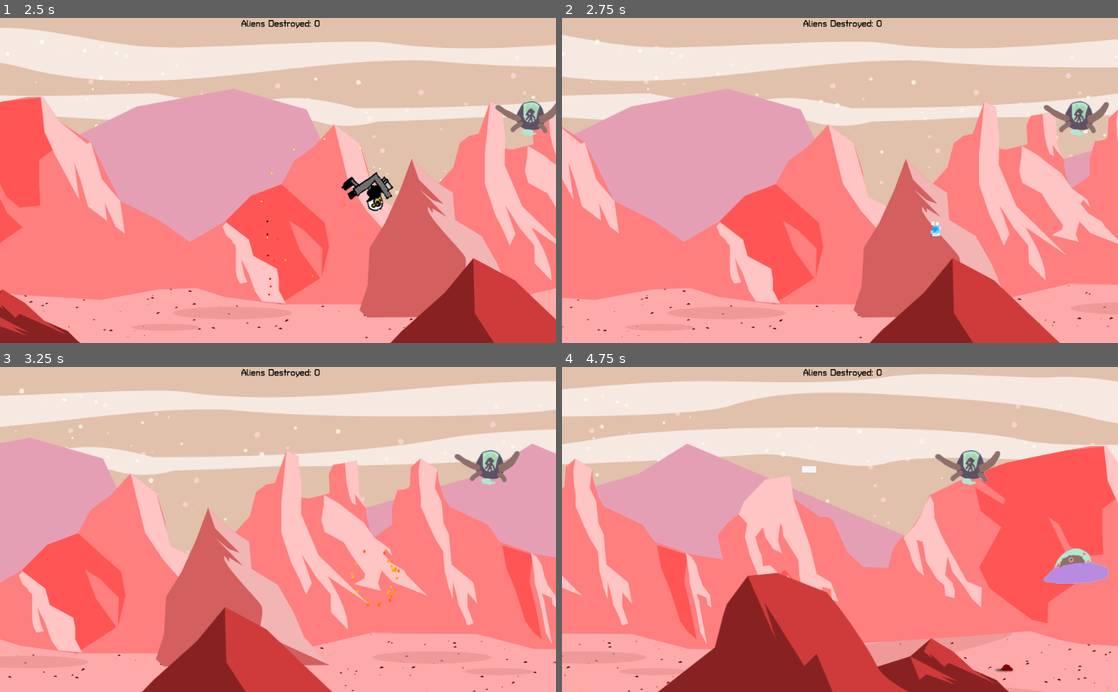
Above: before the commit, frames 1-4 (two rows, left to right).
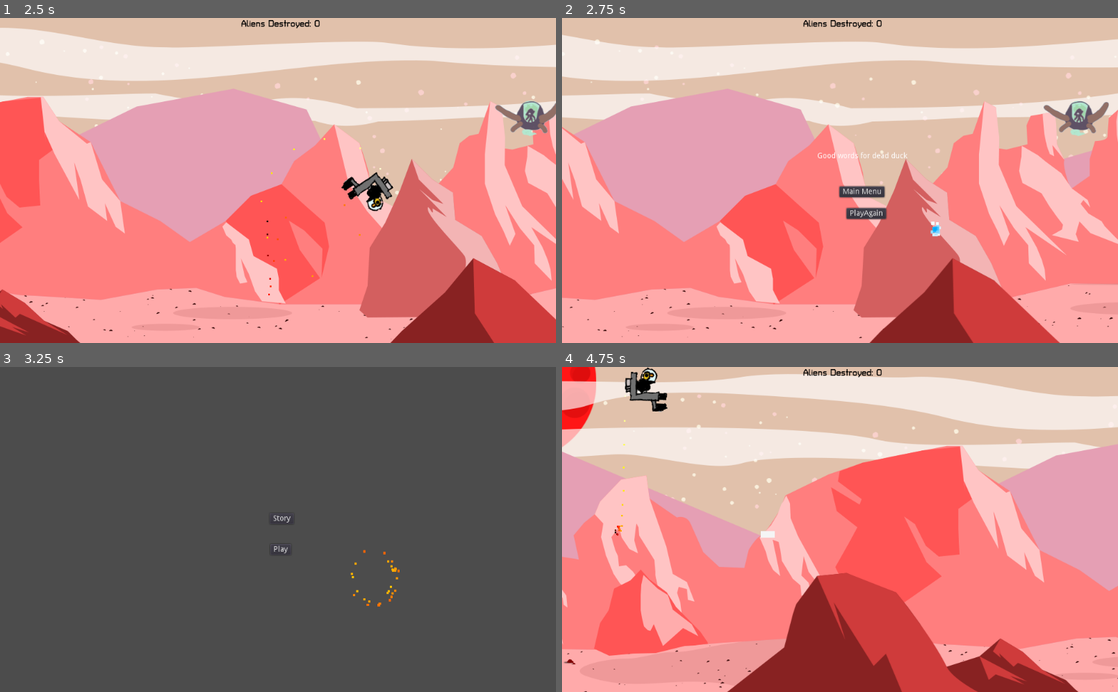
Above: after the commit, the same moments.

Repository: the-g-force/FamJam-January2021
Game: Godot game, scene res://src/Level.tscn
Two runs of this game, one before a commit and one after it. Both use one fixed random seed, a clock stepped at 60 frames per second and the inputs below.
Inputs (mouse positions are in pixels of both pictures, inside the frame that each line leads up to):
- Up to frame 1 (2.5 s): tap Enter at 0.5 s; hold D (move_right) 0.53-1.28 s; tap Space (fire) at 0.6, 1.35, 2.1 s; hold S (move_down) 1.28-2.03 s; hold D (move_right) from 2.03 s (still down)
- Up to frame 2 (2.75 s): keep holding D (move_right)
- Up to frame 3 (3.25 s): release D (move_right) at 2.75 s; click (300, 542) at 2.75 s, where only the run after the commit has a clickable "Main Menu"
- Up to frame 4 (4.75 s): click (845, 549) at 3.5 s, where only the run after the commit has a clickable "Play"; hold W (move_up) from 4.28 s (still down); tap Space (fire) at 4.35 s

Frame 1 is identical in both runs. In frame 2, 0.7% of the frame differs, in the area x 46-63%, y 41-63%; in frame 3, 100%, in the area x 0-100%, y 0-100%; in frame 4, 61%.

Commit message:
Add death control placeholder
It pops up when the duck dies

Diff:
--- /dev/null
+++ b/project/src/DeathControl.gd
@@ -0,0 +1,9 @@
+extends Control
+
+
+func _on_MenuButton_pressed():
+	get_tree().change_scene("res://src/MenuScene.tscn")
+
+
+func _on_PlayAgainButton_pressed():
+	get_tree().change_scene("res://src/Level.tscn")
--- /dev/null
+++ b/project/src/DeathControl.tscn
@@ -0,0 +1,40 @@
+[gd_scene load_steps=2 format=2]
+
+[ext_resource path="res://src/DeathControl.gd" type="Script" id=1]
+
+[node name="DeathControl" type="Control"]
+anchor_right = 1.0
+anchor_bottom = 1.0
+script = ExtResource( 1 )
+__meta__ = {
+"_edit_use_anchors_": false
+}
+
+[node name="Label" type="Label" parent="."]
+margin_left = 469.87
+margin_top = 247.634
+margin_right = 509.87
+margin_bottom = 261.634
+text = "Good words for dead duck"
+
+[node name="MenuButton" type="Button" parent="."]
+margin_left = 511.143
+margin_top = 311.13
+margin_right = 594.143
+margin_bottom = 331.13
+text = "Main Menu"
+__meta__ = {
+"_edit_use_anchors_": false
+}
+
+[node name="PlayAgainButton" type="Button" parent="."]
+margin_left = 523.842
+margin_top = 350.815
+margin_right = 535.842
+margin_bottom = 370.815
+text = "PlayAgain"
+__meta__ = {
+"_edit_use_anchors_": false
+}
+[connection signal="pressed" from="MenuButton" to="." method="_on_MenuButton_pressed"]
+[connection signal="pressed" from="PlayAgainButton" to="." method="_on_PlayAgainButton_pressed"]
--- a/project/src/Duck.gd
+++ b/project/src/Duck.gd
@@ -1,5 +1,7 @@
 class_name Duck
 extends KinematicBody2D
+
+signal death_complete
 
 export var gravity := 20.0
 export var speed := 50
@@ -58,6 +60,7 @@
 			var _explosion:Node2D = load("res://src/Explosion.tscn").instance()
 			_explosion.position = $Explosionpath/PathFollow2D/JetDuck.get_global_transform().origin
 			get_tree().get_root().add_child(_explosion)
+			emit_signal("death_complete")
 			queue_free()
 
 
--- a/project/src/Level.gd
+++ b/project/src/Level.gd
@@ -1,7 +1,7 @@
 extends Node2D
 
-
 const alien := preload("res://src/Alien.tscn")
+const _DeathControl := preload("res://src/DeathControl.tscn")
 
 var screensize : Vector2
 var scrolling_left := true #If true, aliens come from right
@@ -9,6 +9,8 @@
 
 export var alien_spawn_interval := 2.0
 export var background_scroll_speed := 75.0
+
+onready var _death_control := $DeathControl
 
 
 func _ready():
@@ -38,3 +40,7 @@
 func _on_Ground_body_entered(body):
 	if body is Duck:
 		body.damage()
+
+
+func _on_Duck_death_complete():
+	_death_control.visible = true
--- a/project/src/Level.tscn
+++ b/project/src/Level.tscn
@@ -8,6 +8,7 @@
 [ext_resource path="res://src/HUD.tscn" type="PackedScene" id=6]
 [ext_resource path="res://assets/sky.png" type="Texture" id=7]
 [ext_resource path="res://assets/moon.png" type="Texture" id=8]
+[ext_resource path="res://src/DeathControl.tscn" type="PackedScene" id=9]
 
 [sub_resource type="RectangleShape2D" id=1]
 extents = Vector2( 556.391, 25 )
@@ -80,5 +81,9 @@
 margin_top = 1.7818
 margin_right = 443.668
 margin_bottom = 1.7818
+
+[node name="DeathControl" parent="." instance=ExtResource( 9 )]
+visible = false
 [connection signal="timeout" from="Timer" to="." method="_on_Timer_timeout"]
 [connection signal="body_entered" from="Ground" to="." method="_on_Ground_body_entered"]
+[connection signal="death_complete" from="Duck" to="." method="_on_Duck_death_complete"]
Not shown: 1 places in project/src/Level.tscn that only renumber resources
